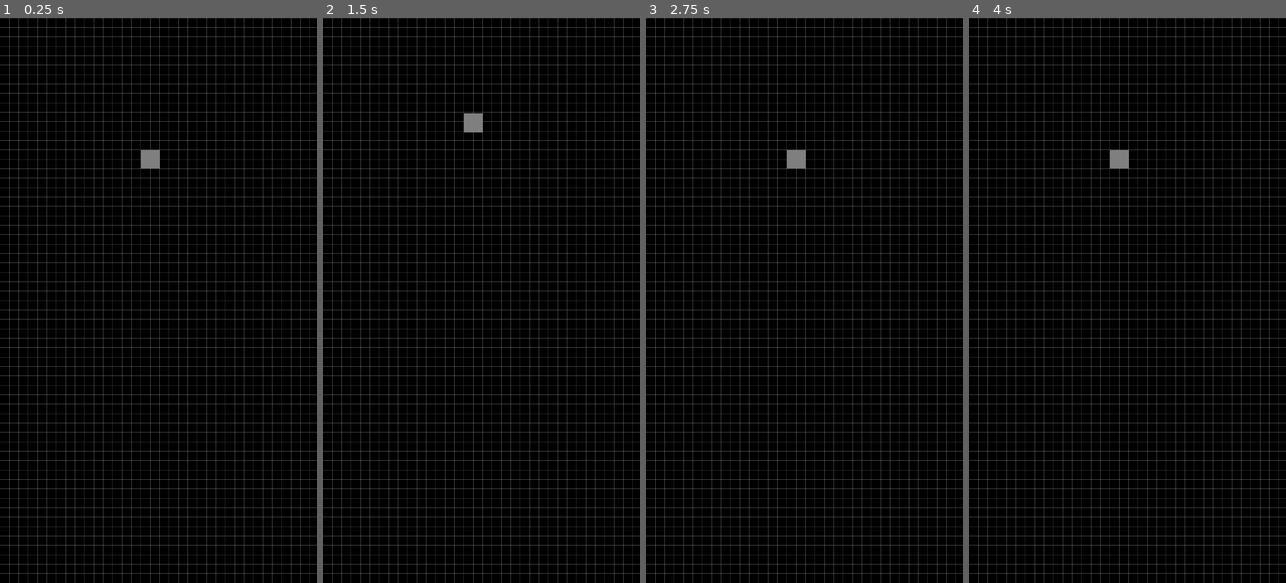
Above: before the commit, frames 1-4 (left to right).
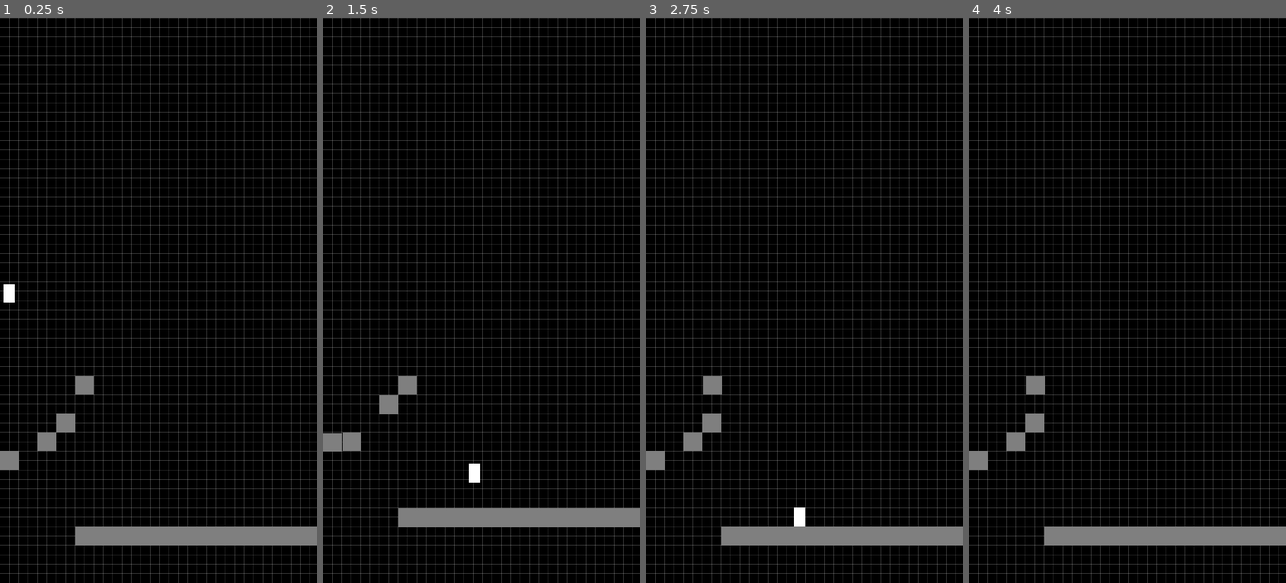
Above: after the commit, the same moments.

Repository: rezgi/onna
Game: Godot game, scene res://Main.tscn
The game is run twice, just before and just after one commit, with the same random seed, the same clock (stepped at 60 frames per second) and the same inputs. The engine's default icon, where the game draws it, is replaced by a stand-in: a white triangle on a blue panel in a dark square.
Inputs:
- Up to frame 1 (0.25 s): no input
- Up to frame 2 (1.5 s): hold Right (ui_right) from 0.53 s (still down); tap Space (ui_select) at 0.6, 0.77, 1.07, 1.35 s
- Up to frame 3 (2.75 s): tap Space (ui_select) at 1.52, 1.82, 2.1 s; release Right (ui_right) at 2.03 s; hold Left (ui_left) from 2.03 s (still down)
- Up to frame 4 (4 s): release Left (ui_left) at 2.78 s; hold Right (ui_right) from 2.78 s (still down); tap Space (ui_select) at 2.85, 3.02, 3.32, 3.6, 3.77 s

The runs differ from the first frame. In frame 1, 3.7% of the frame differs, in the area x 0-100%, y 23-94%; in frame 2, 3.7%; in frame 3, 3.7%; in frame 4, 3.6%.

Commit message:
changed bloc to StaticBody, made simple player behavior, refactored Beat debug and prepared Main scene to for gameplay testing.

Diff:
--- a/Beat.gd
+++ b/Beat.gd
@@ -10,7 +10,11 @@
 signal tempo_on
 
 export var bpm := 120
-export var sound_debug := false
+export var play_full_measure := true
+export var play_quart := true
+export var play_syncope := true
+export var play_eight := false
+export var sound_debug := true
 
 var counter := 0
 var tempo = {"full" : 0, "quart" : 1, "syncope" : null, "eight": 0}
@@ -18,6 +22,7 @@
 func _ready():
 	$mainTempo.wait_time = bpm2sec(bpm * 2.0)
 	$mainTempo.start()
+	$BGM.play()
 
 
 func bpm2sec(beat) -> float:
@@ -30,16 +35,26 @@
 		tempo.quart = 1
 		tempo.syncope = null
 		counter = 0
-		$metronome01.volume_db = 0
-		$metronome01.play() if sound_debug else ""
+
+		if sound_debug and play_full_measure:
+			$metronome01.volume_db = 0
+			$metronome01.play()
 	elif counter % 2 == 0:
 		tempo.quart += 1
 		tempo.syncope = null
-		$metronome01.volume_db = -10
-		$metronome01.play() if sound_debug else ""
+
+		if sound_debug and play_quart:
+			$metronome01.volume_db = -10
+			$metronome01.play()
 	else:
 		tempo.syncope = tempo.quart + .5
-		$metronome02.play() if sound_debug else ""
+
+		if sound_debug and play_syncope:
+			$metronome02.play()
+
+	if sound_debug and play_eight:
+		$metronome01.volume_db = -20
+		$metronome01.play()
 
 	emit_signal("tempo_on", tempo)
 
--- a/Beat.tscn
+++ b/Beat.tscn
@@ -1,12 +1,13 @@
-[gd_scene load_steps=4 format=2]
+[gd_scene load_steps=5 format=2]
 
 [ext_resource path="res://sounds/metronome01.wav" type="AudioStream" id=1]
 [ext_resource path="res://Beat.gd" type="Script" id=2]
+[ext_resource path="res://sounds/DigitalTower.wav" type="AudioStream" id=3]
 [ext_resource path="res://sounds/metronome02.wav" type="AudioStream" id=4]
 
 [node name="Beat" type="Node2D"]
 script = ExtResource( 2 )
-sound_debug = true
+play_syncope = false
 
 [node name="metronome01" type="AudioStreamPlayer" parent="."]
 stream = ExtResource( 1 )
@@ -16,4 +17,7 @@
 volume_db = -20.0
 
 [node name="mainTempo" type="Timer" parent="."]
+
+[node name="BGM" type="AudioStreamPlayer" parent="."]
+stream = ExtResource( 3 )
 [connection signal="timeout" from="mainTempo" to="." method="_on_mainTempo_timeout"]
--- /dev/null
+++ b/Bloc.gd
@@ -0,0 +1,81 @@
+extends StaticBody2D
+
+"""
+Moves character according to tempo and direction.
+In the future have more modular movement loops, ex: move then stay still one beat, then back / move x then y on next beat
+"""
+
+export var distance := 64
+export var direction := Vector2(0, 1)
+export (bool) var move_on_measure = true
+export (bool) var move_on_quart = false
+export (bool) var move_on_syncope = false
+export (bool) var move_on_eight = false
+export (float, 1) var SPEED = 0.2
+
+var target = Vector2.ZERO
+var move_vector := Vector2.ZERO
+var measure_count := 0
+var has_moved := false
+
+func _physics_process(delta):
+	if target != Vector2.ZERO:
+		move_vector = ((target - position) * SPEED) / delta
+		print(move_vector)
+		position += move_vector * delta
+#		move_and_collide(move_vector * delta)
+
+func beat_signal(tempo):
+	if move_on_measure:
+		count_full_measure(tempo)
+	elif move_on_quart:
+		count_quart_measure(tempo)
+	elif move_on_syncope:
+		count_syncope_measure(tempo)
+	elif move_on_eight:
+		count_eight_measure(tempo)
+	else:
+		return
+
+func compute_target():
+	var new_distance
+	if has_moved:
+		new_distance = -distance
+	else:
+		new_distance = distance
+
+	if direction.x != 0:
+		target.x = position.x + (new_distance * direction.x)
+	else:
+		target.x = position.x
+	if direction.y != 0:
+		target.y = position.y + (new_distance * direction.y)
+	else:
+		target.y = position.y
+	return target
+
+func count_full_measure(tempo):
+	if measure_count != tempo.full:
+		measure_count = tempo.full
+		has_moved = !has_moved
+		compute_target()
+	else:
+		target = Vector2.ZERO
+
+func count_quart_measure(tempo):
+	if !tempo.syncope:
+		has_moved = !has_moved
+		compute_target()
+	else:
+		target = Vector2.ZERO
+
+func count_syncope_measure(tempo):
+	if tempo.syncope:
+		has_moved = !has_moved
+		compute_target()
+	else:
+		target = Vector2.ZERO
+
+func count_eight_measure(tempo):
+	has_moved = !has_moved
+	compute_target()
--- /dev/null
+++ b/Bloc.tscn
@@ -0,0 +1,31 @@
+[gd_scene load_steps=6 format=2]
+
+[ext_resource path="res://icon.png" type="Texture" id=1]
+[ext_resource path="res://Bloc.gd" type="Script" id=2]
+
+[sub_resource type="Shader" id=1]
+code = "shader_type canvas_item;
+
+void fragment(){
+	COLOR = vec4(.5,.5,.5,1);
+}"
+
+[sub_resource type="ShaderMaterial" id=2]
+shader = SubResource( 1 )
+
+[sub_resource type="RectangleShape2D" id=3]
+extents = Vector2( 32, 32 )
+
+[node name="Bloc" type="StaticBody2D"]
+collision_layer = 4
+collision_mask = 0
+script = ExtResource( 2 )
+
+[node name="Sprite" type="Sprite" parent="."]
+material = SubResource( 2 )
+position = Vector2( 0, -32 )
+texture = ExtResource( 1 )
+
+[node name="CollisionShape2D" type="CollisionShape2D" parent="."]
+position = Vector2( 0, -32 )
+shape = SubResource( 3 )
--- a/Main.gd
+++ b/Main.gd
@@ -1,4 +1,6 @@
 extends Node2D
 
 func _ready():
-	$Beat.connect("tempo_on", $Player, "beat_signal")
+	var blocs = $BlocsContainer.get_children()
+	for i in blocs:
+		$Beat.connect("tempo_on", get_node("BlocsContainer/" + i.name), "beat_signal")
--- a/Main.tscn
+++ b/Main.tscn
@@ -1,9 +1,10 @@
-[gd_scene load_steps=5 format=2]
+[gd_scene load_steps=6 format=2]
 
 [ext_resource path="res://Main.gd" type="Script" id=1]
 [ext_resource path="res://Beat.tscn" type="PackedScene" id=2]
 [ext_resource path="res://Player.tscn" type="PackedScene" id=3]
 [ext_resource path="res://Grid.tscn" type="PackedScene" id=4]
+[ext_resource path="res://Bloc.tscn" type="PackedScene" id=5]
 
 [node name="Main" type="Node2D"]
 script = ExtResource( 1 )
@@ -21,7 +22,67 @@
 cell_subdivision = true
 
 [node name="Beat" parent="." instance=ExtResource( 2 )]
+sound_debug = false
+
+[node name="BlocsContainer" type="Node" parent="."]
+
+[node name="Bloc01" parent="BlocsContainer" instance=ExtResource( 5 )]
+position = Vector2( 32, 1536 )
+
+[node name="Bloc02" parent="BlocsContainer" instance=ExtResource( 5 )]
+position = Vector2( 160, 1472 )
+direction = Vector2( 1, 0 )
+
+[node name="Bloc03" parent="BlocsContainer" instance=ExtResource( 5 )]
+position = Vector2( 288, 1280 )
+direction = Vector2( 1, 0 )
+move_on_measure = false
+move_on_syncope = true
+
+[node name="Bloc04" parent="BlocsContainer" instance=ExtResource( 5 )]
+position = Vector2( 224, 1408 )
+move_on_syncope = true
+
+[node name="Bloc08" parent="BlocsContainer" instance=ExtResource( 5 )]
+position = Vector2( 288, 1792 )
+
+[node name="Bloc07" parent="BlocsContainer" instance=ExtResource( 5 )]
+position = Vector2( 352, 1792 )
+
+[node name="Bloc06" parent="BlocsContainer" instance=ExtResource( 5 )]
+position = Vector2( 480, 1792 )
+
+[node name="Bloc05" parent="BlocsContainer" instance=ExtResource( 5 )]
+position = Vector2( 416, 1792 )
+
+[node name="Bloc12" parent="BlocsContainer" instance=ExtResource( 5 )]
+position = Vector2( 544, 1792 )
+
+[node name="Bloc11" parent="BlocsContainer" instance=ExtResource( 5 )]
+position = Vector2( 608, 1792 )
+
+[node name="Bloc10" parent="BlocsContainer" instance=ExtResource( 5 )]
+position = Vector2( 736, 1792 )
+
+[node name="Bloc09" parent="BlocsContainer" instance=ExtResource( 5 )]
+position = Vector2( 672, 1792 )
+
+[node name="Bloc16" parent="BlocsContainer" instance=ExtResource( 5 )]
+position = Vector2( 800, 1792 )
+
+[node name="Bloc15" parent="BlocsContainer" instance=ExtResource( 5 )]
+position = Vector2( 864, 1792 )
+
+[node name="Bloc13" parent="BlocsContainer" instance=ExtResource( 5 )]
+position = Vector2( 928, 1792 )
+
+[node name="Bloc14" parent="BlocsContainer" instance=ExtResource( 5 )]
+position = Vector2( 992, 1792 )
+
+[node name="Bloc17" parent="BlocsContainer" instance=ExtResource( 5 )]
+position = Vector2( 1056, 1792 )
 
 [node name="Player" parent="." instance=ExtResource( 3 )]
-position = Vector2( 540, 960 )
-distance = 128
+position = Vector2( 32, 768 )
+scale = Vector2( 0.6, 1 )
+speed = 128
--- a/Player.gd
+++ b/Player.gd
@@ -1,84 +1,30 @@
 extends KinematicBody2D
 
-"""
-Moves character according to tempo and direction.
-In the future have more modular movement loops, ex: move then stay still one beat, then back / move x then y on next beat
-"""
+var vel := Vector2.ZERO
+const UP := Vector2.UP
 
-export var distance := 64
-export var direction := Vector2(0, 1)
-export (bool) var move_on_measure = true
-export (bool) var move_on_quart = false
-export (bool) var move_on_syncope = false
-export (bool) var move_on_eight = false
-export (float, 1) var SPEED = 0.2
-
-var target = Vector2.ZERO
-var move_vector := Vector2.ZERO
-var measure_count := 0
-var has_moved := false
-
-func _ready():
-#	position = get_viewport_rect().size / 2
-	position = Vector2(512,512)
+export var speed := 200
+export var max_speed := 800
+export var gravity := 100
+export var jump_height := 1000
 
 func _physics_process(delta):
-	if target != Vector2.ZERO:
-		move_vector = ((target - position) * SPEED) / delta
-		print(move_vector)
-		move_and_collide(move_vector * delta)
+	vel.y += gravity
+	if Input.is_action_pressed("ui_right"):
+		vel.x = min(vel.x + speed, max_speed)
+	elif Input.is_action_pressed("ui_left"):
+		vel.x = max(vel.x - speed, -max_speed)
+	else:
+		vel.x = 0
 
-func beat_signal(tempo):
-	if move_on_measure:
-		count_full_measure(tempo)
-	elif move_on_quart:
-		count_quart_measure(tempo)
-	elif move_on_syncope:
-		count_syncope_measure(tempo)
-	elif move_on_eight:
-		count_eight_measure(tempo)
-	else:
-		return
+	if Input.is_action_just_pressed("ui_select") and is_on_floor():
+		vel.y = -jump_height
 
-func compute_target():
-	var new_distance
-	if has_moved:
-		new_distance = -distance
-	else:
-		new_distance = distance
+	if !is_on_floor():
+		pass
 
-	if direction.x != 0:
-		target.x = position.x + (new_distance * direction.x)
-	else:
-		target.x = position.x
-	if direction.y != 0:
-		target.y = position.y + (new_distance * direction.y)
-	else:
-		target.y = position.y
-	return target
+	if position.y > 4000:
+		get_tree().quit()
 
-func count_full_measure(tempo):
-	if measure_count != tempo.full:
-		measure_count = tempo.full
-		has_moved = !has_moved
-		compute_target()
-	else:
-		target = Vector2.ZERO
-
-func count_quart_measure(tempo):
-	if !tempo.syncope:
-		has_moved = !has_moved
-		compute_target()
-	else:
-		target = Vector2.ZERO
-
-func count_syncope_measure(tempo):
-	if tempo.syncope:
-		has_moved = !has_moved
-		compute_target()
-	else:
-		target = Vector2.ZERO
-
-func count_eight_measure(tempo):
-	has_moved = !has_moved
-	compute_target()
+	vel.x = lerp(vel.x, 0, .1)
+	vel = move_and_slide(vel, UP)
--- a/Player.tscn
+++ b/Player.tscn
@@ -7,7 +7,7 @@
 code = "shader_type canvas_item;
 
 void fragment(){
-	COLOR = vec4(.5,.5,.5,1);
+	COLOR = vec4(1,1,1,1);
 }"
 
 [sub_resource type="ShaderMaterial" id=2]
@@ -17,7 +17,11 @@
 extents = Vector2( 32, 32 )
 
 [node name="Player" type="KinematicBody2D"]
+collision_mask = 4
 script = ExtResource( 2 )
+__meta__ = {
+"_edit_group_": true
+}
 
 [node name="Sprite" type="Sprite" parent="."]
 material = SubResource( 2 )
--- a/project.godot
+++ b/project.godot
@@ -38,6 +38,12 @@
 window/stretch/mode="2d"
 window/stretch/aspect="keep"
 
+[layer_names]
+
+2d_physics/layer_1="player"
+2d_physics/layer_2="enemy"
+2d_physics/layer_3="world"
+
 [rendering]
 
 environment/default_environment="res://default_env.tres"
Not shown, added: sounds/DigitalTower.wav.import
Not shown, changed: README.md
Not shown, added: sounds/DigitalTower.wav
